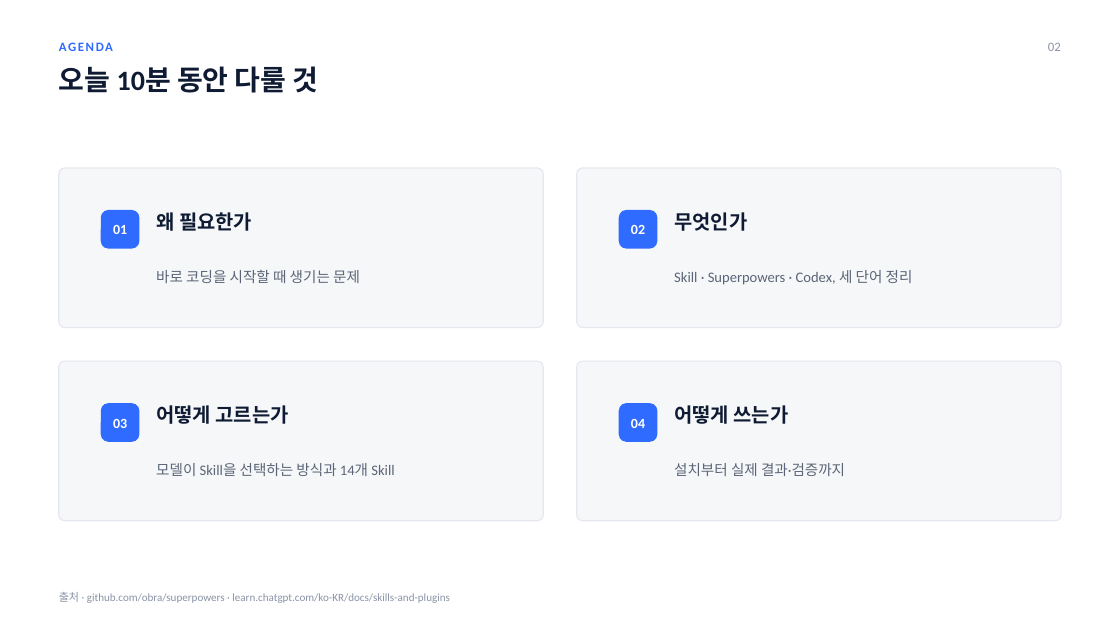
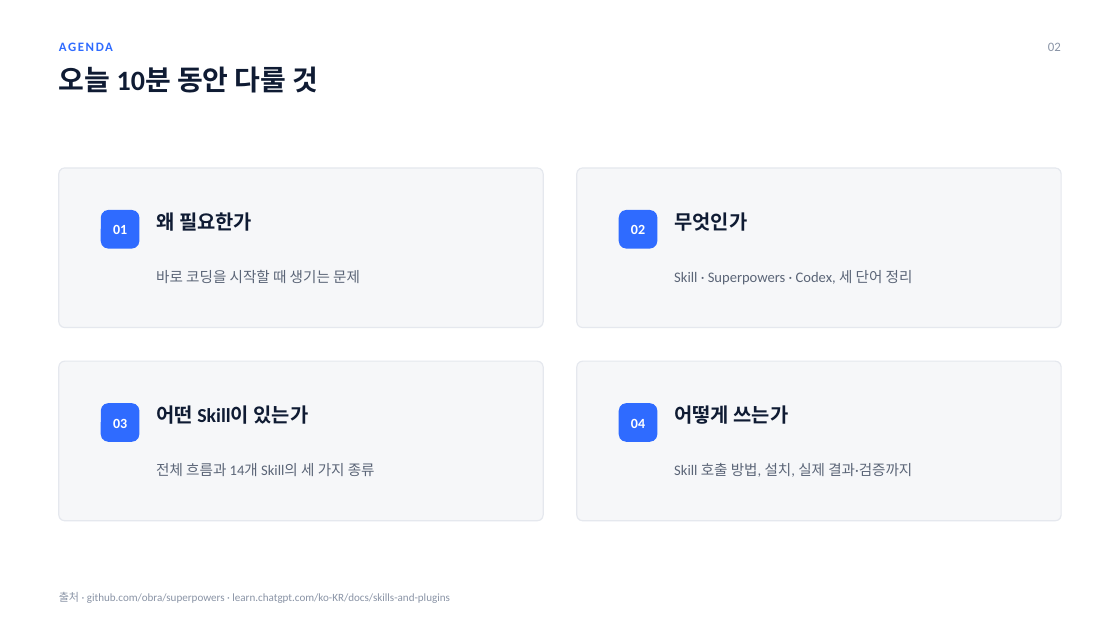
Before and after one commit to jmkm0520-glitch/Study, a slide deck: slide 2 of presentation/Superpowers_Codex_10min.pptx. Drawn at 1120x630 pixels with LibreOffice and Linux fonts; fonts in the diff are those of the drawing. Boxes give left, top, right and bottom in pixels: in the first picture for what was removed or moved away, otherwise in the second. Text is boxed around its words. In the diff, an @@ line names an element or a change of style, - is before the commit and + after.

```diff
--- a/presentation/Superpowers_Codex_10min.pptx
+++ b/presentation/Superpowers_Codex_10min.pptx
@@ text at bbox=[156, 405, 309, 424]: text changed @@
-어떻게 고르는가
+어떤 Skill이 있는가
@@ text at bbox=[156, 463, 375, 476]: text changed @@
-모델이 Skill을 선택하는 방식과 14개 Skill
+전체 흐름과 14개 Skill의 세 가지 종류
@@ text at bbox=[674, 463, 912, 477]: text changed @@
-설치부터 실제 결과·검증까지
+Skill 호출 방법, 설치, 실제 결과·검증까지
```
Also in this commit, not shown: 6 other slides changed, 2 other files.
